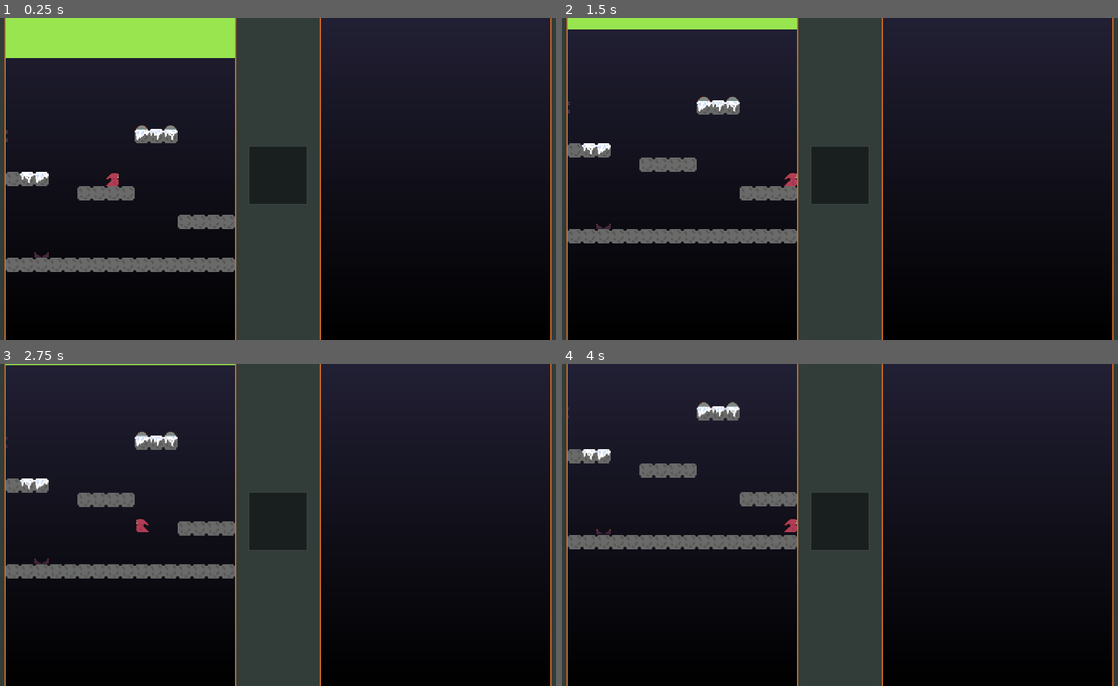
Above: before the commit, frames 1-4 (two rows, left to right).
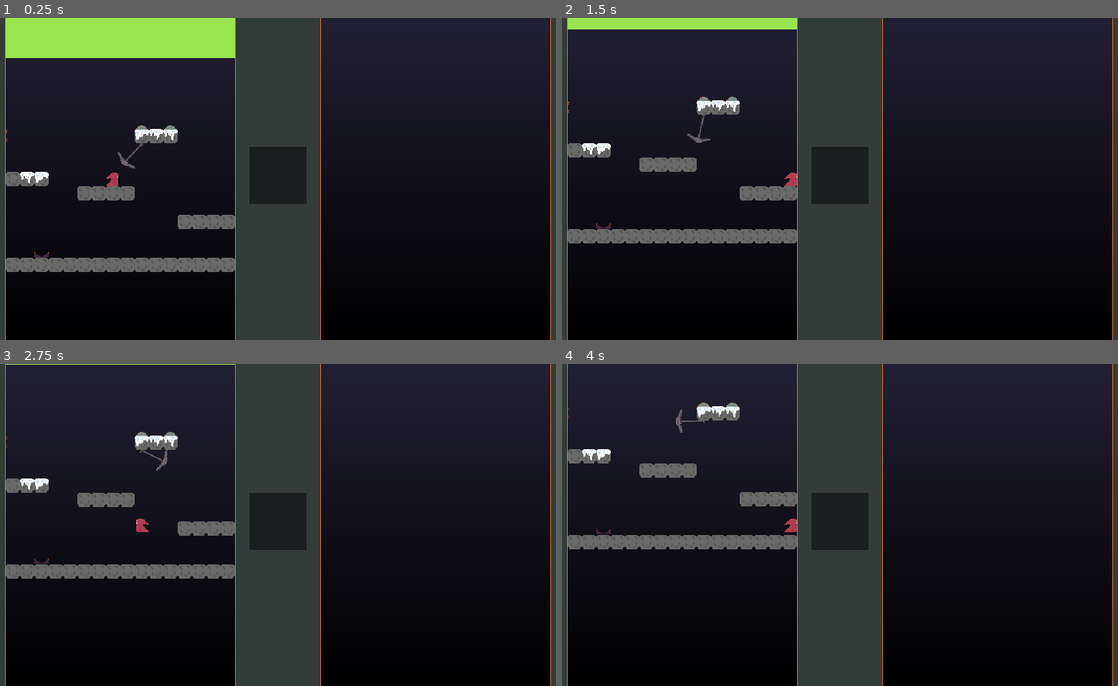
Above: after the commit, the same moments.

Repository: NaetharuCodes/TowerPlatformer
Game: Godot game, scene res://scenes/levels/sandbox.tscn
Two runs of this game, one before a commit and one after it. Both use one fixed random seed, a clock stepped at 60 frames per second and the inputs below.
Inputs:
- Up to frame 1 (0.25 s): no input
- Up to frame 2 (1.5 s): hold D (move_right) from 0.53 s (still down); tap Space (jump) at 0.77 s
- Up to frame 3 (2.75 s): tap Space (jump) at 1.52 s; release D (move_right) at 2.03 s; hold A (move_left) from 2.03 s (still down)
- Up to frame 4 (4 s): release A (move_left) at 2.78 s; hold D (move_right) from 2.78 s (still down); tap Space (jump) at 3.02, 3.77 s

The runs differ from the first frame. In frame 1, 0.8% of the frame differs, in the area x 0-100%, y 0-100%; in frame 2, 0.8%; in frame 3, 0.9%; in frame 4, 0.8%.

Commit message:
Add darts and pendulum

Diff:
--- a/project.godot
+++ b/project.godot
@@ -20,8 +20,9 @@
 window/size/viewport_height=360
 window/size/window_width_override=1920
 window/size/window_height_override=1080
-window/stretch/mode="canvas_items"
+window/stretch/mode="viewport"
 window/stretch/aspect="expand"
+window/stretch/scale_mode="integer"
 
 [input]
 
--- a/scenes/levels/sandbox.tscn
+++ b/scenes/levels/sandbox.tscn
@@ -9,6 +9,7 @@
 [ext_resource type="PackedScene" uid="uid://dh78xuf268ekv" path="res://scenes/traps/buzz_saw.tscn" id="7_ea3gy"]
 [ext_resource type="PackedScene" uid="uid://o4w6m4l3rb4j" path="res://scenes/traps/bear_trap.tscn" id="8_harsw"]
 [ext_resource type="PackedScene" uid="uid://di1wfyuu6i0bi" path="res://scenes/traps/dart_shooter.tscn" id="9_uq7s3"]
+[ext_resource type="PackedScene" uid="uid://bq30vhte25a5n" path="res://scenes/traps/pendulum.tscn" id="10_fer5g"]
 
 [sub_resource type="RectangleShape2D" id="RectangleShape2D_kuroa"]
 size = Vector2(16, 360)
@@ -71,6 +72,7 @@
 render_target_update_mode = 4
 
 [node name="Camera2D" type="Camera2D" parent="Viewports/LeftSVPContainer/SubViewportLeft" unique_id=1219212091 node_paths=PackedStringArray("player")]
+texture_filter = 1
 position = Vector2(144, 180)
 script = ExtResource("3_b4sxl")
 player = NodePath("../Player")
@@ -90,6 +92,8 @@
 tile_set = SubResource("TileSet_kuroa")
 
 [node name="Player" parent="Viewports/LeftSVPContainer/SubViewportLeft" unique_id=1515628199 instance=ExtResource("4_a64th")]
+texture_filter = 1
+texture_repeat = 1
 position = Vector2(135, 264)
 
 [node name="WinZone" parent="Viewports/LeftSVPContainer/SubViewportLeft" unique_id=1097767784 instance=ExtResource("6_qm7gn")]
@@ -106,11 +110,18 @@
 collision_layer = 4
 collision_mask = 2
 
-[node name="DartShooter" parent="Viewports/LeftSVPContainer/SubViewportLeft" unique_id=2143644452 instance=ExtResource("9_uq7s3")]
+[node name="DartShooter" parent="Viewports/LeftSVPContainer/SubViewportLeft" unique_id=2143644452 node_paths=PackedStringArray("viewport") instance=ExtResource("9_uq7s3")]
 position = Vector2(23, 216)
+viewport = NodePath("..")
 
 [node name="CollisionShape2D" parent="Viewports/LeftSVPContainer/SubViewportLeft/DartShooter" index="0" unique_id=1101334259]
 position = Vector2(65.5, 0.5)
 shape = SubResource("RectangleShape2D_yjtbf")
 
+[node name="Pendulum" parent="Viewports/LeftSVPContainer/SubViewportLeft" unique_id=399202886 instance=ExtResource("10_fer5g")]
+z_index = 1
+position = Vector2(168, 225)
+collision_layer = 4
+swing_angle = 90.0
+
 [editable path="Viewports/LeftSVPContainer/SubViewportLeft/DartShooter"]
--- a/scenes/player.tscn
+++ b/scenes/player.tscn
@@ -104,8 +104,10 @@
 script = ExtResource("1_g2els")
 
 [node name="AnimatedSprite2D" type="AnimatedSprite2D" parent="." unique_id=169808431]
+position = Vector2(-24, -24)
 sprite_frames = SubResource("SpriteFrames_u8vuu")
 animation = &"walk"
+centered = false
 
 [node name="CollisionShape2D" type="CollisionShape2D" parent="." unique_id=1242493755]
 position = Vector2(0, 1)
--- a/scenes/traps/dart.tscn
+++ b/scenes/traps/dart.tscn
@@ -1,3 +1,38 @@
 [gd_scene format=3 uid="uid://ccbvkub87gpd6"]
 
-[node name="Dart" type="Node2D" unique_id=1118163535]
+[ext_resource type="Texture2D" uid="uid://bwsb8vctog1m5" path="res://assets/sprites/dart_shooter.png" id="1_lbcwo"]
+[ext_resource type="Script" uid="uid://gaclrjh3iyul" path="res://scripts/dart.gd" id="1_rt7la"]
+
+[sub_resource type="RectangleShape2D" id="RectangleShape2D_sdpv2"]
+size = Vector2(6, 12)
+
+[sub_resource type="AtlasTexture" id="AtlasTexture_rt7la"]
+atlas = ExtResource("1_lbcwo")
+region = Rect2(80, 16, 16, 16)
+
+[sub_resource type="SpriteFrames" id="SpriteFrames_kuroa"]
+animations = [{
+"frames": [{
+"duration": 1.0,
+"texture": SubResource("AtlasTexture_rt7la")
+}],
+"loop": 1,
+"name": &"default",
+"speed": 5.0
+}]
+
+[node name="Dart" type="Area2D" unique_id=111394778]
+z_index = 1
+collision_layer = 4
+collision_mask = 2
+script = ExtResource("1_rt7la")
+
+[node name="CollisionShape2D" type="CollisionShape2D" parent="." unique_id=1633590905]
+position = Vector2(-4, 0)
+shape = SubResource("RectangleShape2D_sdpv2")
+
+[node name="AnimatedSprite2D" type="AnimatedSprite2D" parent="." unique_id=1284458211]
+sprite_frames = SubResource("SpriteFrames_kuroa")
+
+[connection signal="area_entered" from="." to="." method="_on_area_entered"]
+[connection signal="body_entered" from="." to="." method="_on_body_entered"]
--- a/scenes/traps/dart_shooter.tscn
+++ b/scenes/traps/dart_shooter.tscn
@@ -2,6 +2,7 @@
 
 [ext_resource type="Texture2D" uid="uid://bwsb8vctog1m5" path="res://assets/sprites/dart_shooter.png" id="1_b1535"]
 [ext_resource type="Script" uid="uid://d04fc7vlna8de" path="res://scripts/dart_shooter.gd" id="1_yjtbf"]
+[ext_resource type="PackedScene" uid="uid://ccbvkub87gpd6" path="res://scenes/traps/dart.tscn" id="2_lhi2t"]
 
 [sub_resource type="RectangleShape2D" id="RectangleShape2D_54d2l"]
 size = Vector2(72, 14)
@@ -54,6 +55,7 @@
 collision_mask = 2
 script = ExtResource("1_yjtbf")
 rate_of_fire = 5.0
+dart = ExtResource("2_lhi2t")
 
 [node name="CollisionShape2D" type="CollisionShape2D" parent="." unique_id=1101334259]
 position = Vector2(28, 0)
--- /dev/null
+++ b/scenes/traps/pendulum.tscn
@@ -0,0 +1,40 @@
+[gd_scene format=3 uid="uid://bq30vhte25a5n"]
+
+[ext_resource type="Texture2D" uid="uid://cnkmmxiavmiwn" path="res://assets/sprites/pendulum.png" id="1_26ist"]
+[ext_resource type="Script" uid="uid://k2bo0j30aprp" path="res://scripts/pendulum.gd" id="1_k55sm"]
+
+[sub_resource type="CapsuleShape2D" id="CapsuleShape2D_hqo0w"]
+radius = 1.0
+height = 26.0
+
+[sub_resource type="RectangleShape2D" id="RectangleShape2D_kuroa"]
+size = Vector2(17.875, 1.75)
+
+[sub_resource type="CapsuleShape2D" id="CapsuleShape2D_kuroa"]
+radius = 2.0
+height = 10.0
+
+[node name="Pendulum" type="Area2D" unique_id=399202886]
+collision_layer = 4
+collision_mask = 2
+script = ExtResource("1_k55sm")
+
+[node name="Sprite2D" type="Sprite2D" parent="." unique_id=1873199183]
+position = Vector2(0, 15)
+texture = ExtResource("1_26ist")
+
+[node name="CollisionShape2D" type="CollisionShape2D" parent="." unique_id=1950517675]
+position = Vector2(0, 25)
+rotation = 1.5707964
+shape = SubResource("CapsuleShape2D_hqo0w")
+
+[node name="CollisionShape2D2" type="CollisionShape2D" parent="." unique_id=914745045]
+position = Vector2(0.0625, 27.125)
+shape = SubResource("RectangleShape2D_kuroa")
+
+[node name="CollisionShape2D3" type="CollisionShape2D" parent="." unique_id=787636908]
+position = Vector2(0, 29)
+rotation = 1.5707964
+shape = SubResource("CapsuleShape2D_kuroa")
+
+[connection signal="body_entered" from="." to="." method="_on_body_entered"]
--- /dev/null
+++ b/scripts/dart.gd
@@ -0,0 +1,16 @@
+extends Area2D
+class_name Dart
+
+@export var speed: float = 150.0
+
+
+func _ready() -> void:
+	print("New dart in play")
+
+# Called every frame. 'delta' is the elapsed time since the previous frame.
+func _process(delta: float) -> void:
+	position.x += speed * delta
+
+func _on_body_entered(body: Node2D) -> void:
+	print("I entered the area of: ", body)
+	queue_free()
--- a/scripts/dart_shooter.gd
+++ b/scripts/dart_shooter.gd
@@ -1,7 +1,11 @@
 extends Area2D
 
 @export var rate_of_fire: float = 2.0
+@export var dart: PackedScene
 var shot_timer = 0.0
+
+@export var move_speed: float = 100.0
+@export var viewport: SubViewport
 
 func _process(delta: float) -> void:
 	if shot_timer > 0:
@@ -11,3 +15,7 @@
 	if shot_timer <= 0:
 		print("dart shooter tripped")
 		shot_timer = rate_of_fire
+		var new_dart: Dart = dart.instantiate()
+		viewport.add_child.call_deferred(new_dart)
+		new_dart.position = global_position
+		print("new dart added")
--- /dev/null
+++ b/scripts/pendulum.gd
@@ -0,0 +1,14 @@
+extends Area2D
+class_name Pendulum
+
+@export var swing_speed: float = 2.0
+@export var swing_angle: float = 45.0
+
+var time: float = 0.0
+
+func _process(delta: float) -> void:
+	time += delta
+	rotation = deg_to_rad(swing_angle) * sin(time * swing_speed)
+
+func _on_body_entered(body: Node2D) -> void:
+	print("ouch you got hit by the pendulum")
Binary file added: assets/sprites/pendulum.png
Not shown, added: assets/sprites/pendulum.png.import
Not shown, added: scripts/dart.gd.uid
Not shown, added: scripts/pendulum.gd.uid
